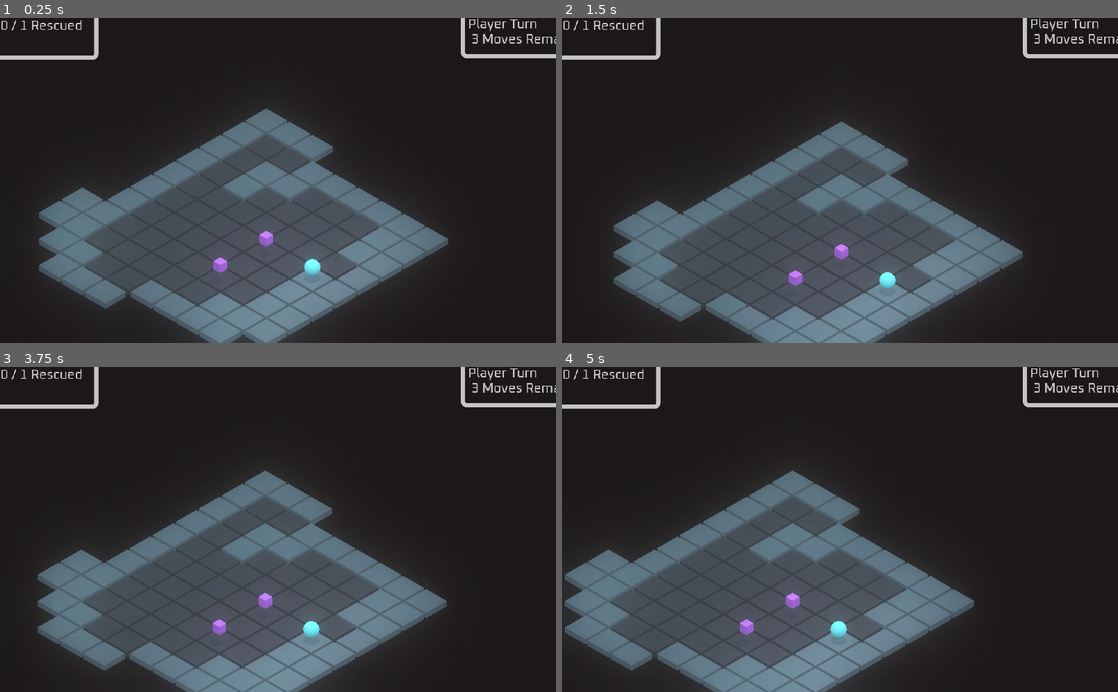
Above: before the commit, frames 1-4 (two rows, left to right).
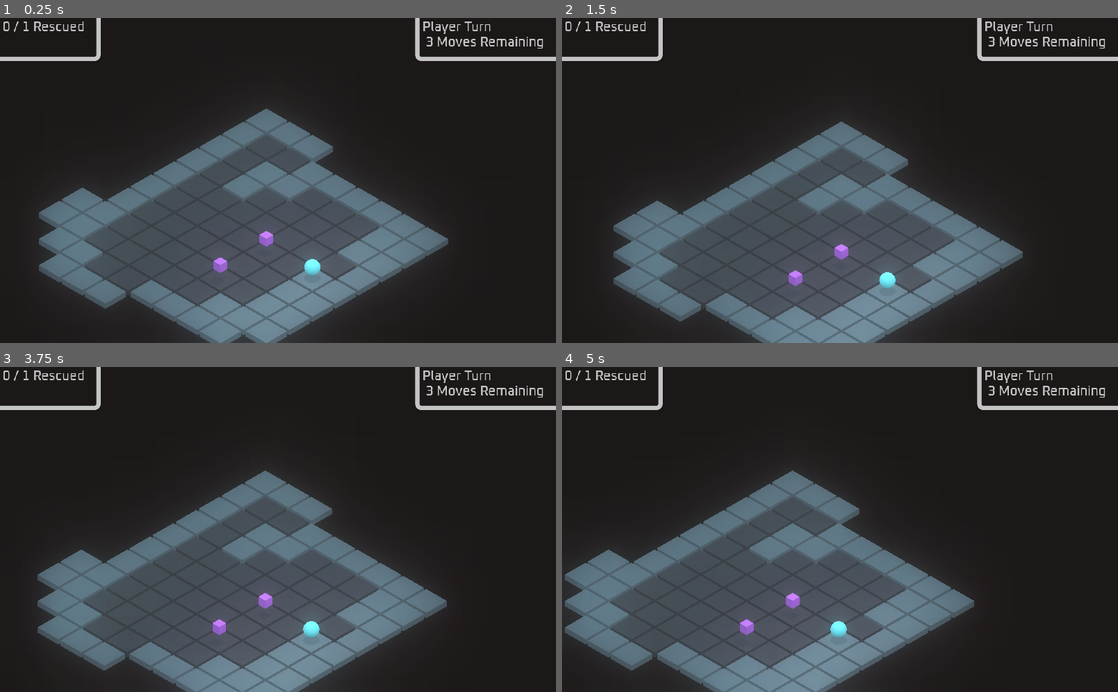
Above: after the commit, the same moments.

Repository: anthonyfinch/LD47
Game: Godot game, scene res://scenes/levels/Test1.tscn
Same seed, same stepped clock (60 frames per second), same inputs: the game is played once before the commit and once after it.
Inputs (mouse positions are in pixels of both pictures, inside the frame that each line leads up to):
- Up to frame 1 (0.25 s): no input
- Up to frame 2 (1.5 s): move the mouse to (962, 164) at 0.52 s; click (962, 164) at 0.67 s; tap Enter at 1.25 s; move the mouse to (728, 196) at 1.27 s; click (728, 196) at 1.42 s
- Up to frame 3 (3.75 s): tap Space at 2, 3.5 s; move the mouse to (333, 458) at 2.02 s; click (333, 458) at 2.17 s; tap Enter at 2.75 s; move the mouse to (250, 594) at 2.77 s; click (250, 594) at 2.92 s; move the mouse to (444, 578) at 3.52 s; click (444, 578) at 3.67 s
- Up to frame 4 (5 s): move the mouse to (673, 480) at 4.27 s; click (673, 480) at 4.42 s

The runs differ from the first frame. In frame 1, 1.7% of the frame differs, in the area x 0-100%, y 0-14%; in frame 2, 1.7%; in frame 3, 1.7%; in frame 4, 1.7%.

Commit message:
layout tweaks for HUD

Diff:
--- a/scenes/game/Game.tscn
+++ b/scenes/game/Game.tscn
@@ -374,9 +374,10 @@
 modulate = Color( 1, 1, 1, 0.745098 )
 anchor_left = 1.0
 anchor_right = 1.0
-margin_left = 854.0
-margin_right = 1029.0
-margin_bottom = 69.0
+margin_left = 770.33
+margin_top = 4.62492
+margin_right = 1019.33
+margin_bottom = 73.6249
 theme = SubResource( 17 )
 custom_fonts/font = SubResource( 18 )
 text = "Boat Turn"
@@ -388,10 +389,10 @@
 modulate = Color( 1, 1, 1, 0.745098 )
 anchor_left = 1.0
 anchor_right = 1.0
-margin_left = 1.12524
-margin_top = 3.16994
-margin_right = 176.125
-margin_bottom = 72.1699
+margin_left = 5.09375
+margin_top = 4.75733
+margin_right = 180.094
+margin_bottom = 73.7573
 theme = SubResource( 20 )
 custom_fonts/font = SubResource( 18 )
 text = "x / x Rescued"
